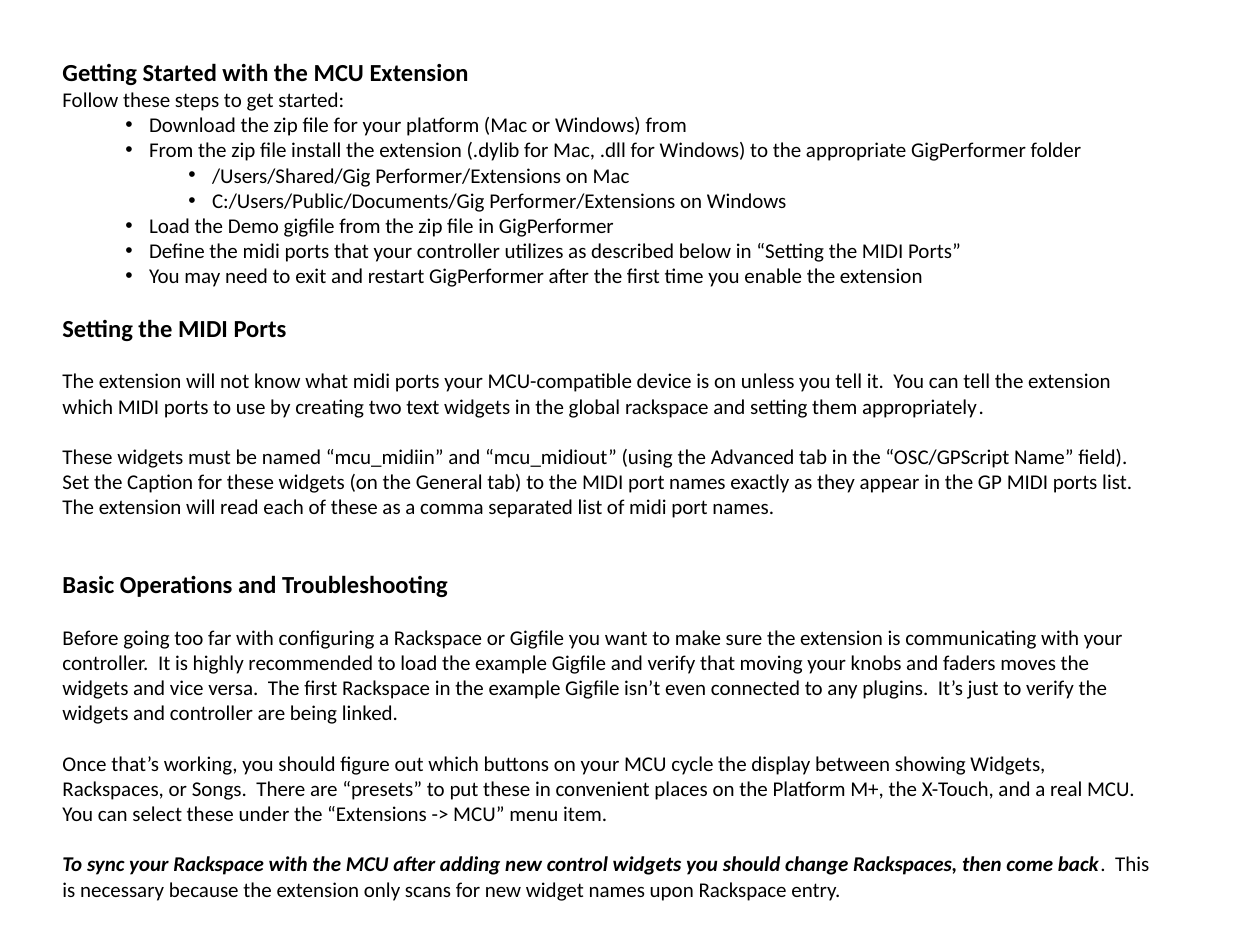
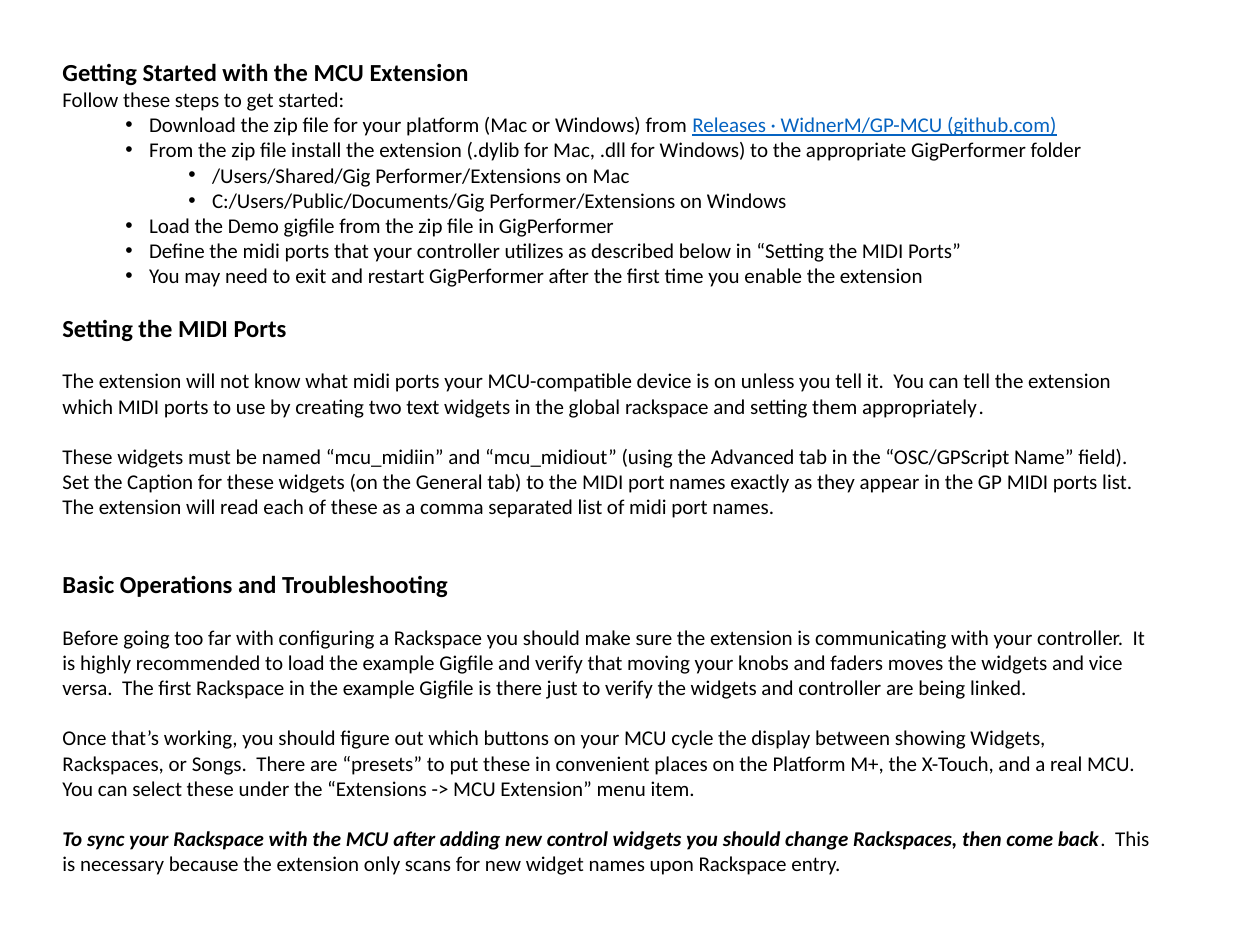
Before and after one commit to WidnerM/GP-MCU, a slide deck: slide 1 of MCU Extension.pptx. Drawn at 1260x945 pixels with LibreOffice and Linux fonts; fonts in the diff are those of the drawing. Boxes give left, top, right and bottom in pixels: in the first picture for what was removed or moved away, otherwise in the second. Text is boxed around its words. In the diff, an @@ line names an element or a change of style, - is before the commit and + after.

Commit message:
Updates for initial release

```diff
--- a/MCU Extension.pptx
+++ b/MCU Extension.pptx
@@ text at (149,117,1056,136): text changed @@
-  • Download the zip file for your platform (Mac or Windows) from
+  • Download the zip file for your platform (Mac or Windows) from Releases · WidnerM/GP-MCU (github.com)
@@ text at (62,630,1145,796): text changed @@
-Before going too far with configuring a Rackspace or Gigfile you want to make sure the extension is communicating with your controller. It is highly recommended to load the example Gigfile and verify that moving your knobs and faders moves the widgets and vice versa. The first Rackspace in the example Gigfile isn’t even connected to any plugins. It’s just to verify the widgets and controller are being linked.
-Once that’s working, you should figure out which buttons on your MCU cycle the display between showing Widgets, Rackspaces, or Songs. There are “presets” to put these in convenient places on the Platform M+, the X-Touch, and a real MCU. You can select these under the “Extensions -> MCU” menu item.
+Before going too far with configuring a Rackspace you should make sure the extension is communicating with your controller. It is highly recommended to load the example Gigfile and verify that moving your knobs and faders moves the widgets and vice versa. The first Rackspace in the example Gigfile is there just to verify the widgets and controller are being linked.
+Once that’s working, you should figure out which buttons on your MCU cycle the display between showing Widgets, Rackspaces, or Songs. There are “presets” to put these in convenient places on the Platform M+, the X-Touch, and a real MCU. You can select these under the “Extensions -> MCU Extension” menu item.
```
Also in this commit, not shown: 7 other slides changed, 1 slide added, 9 other files.
